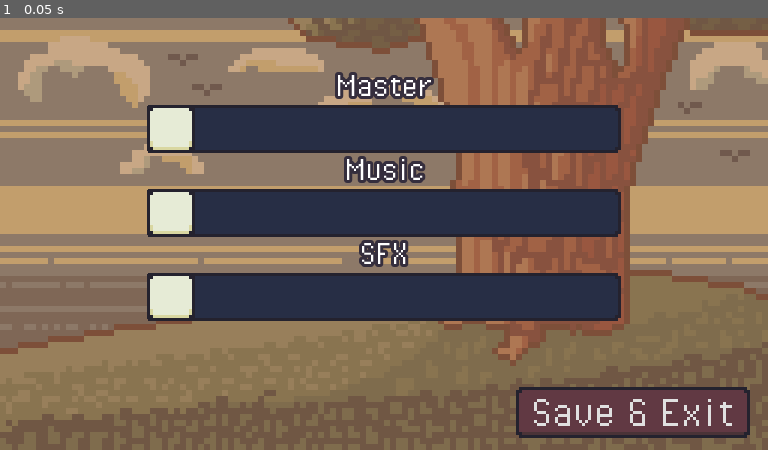
Above: before the commit, frame 1.
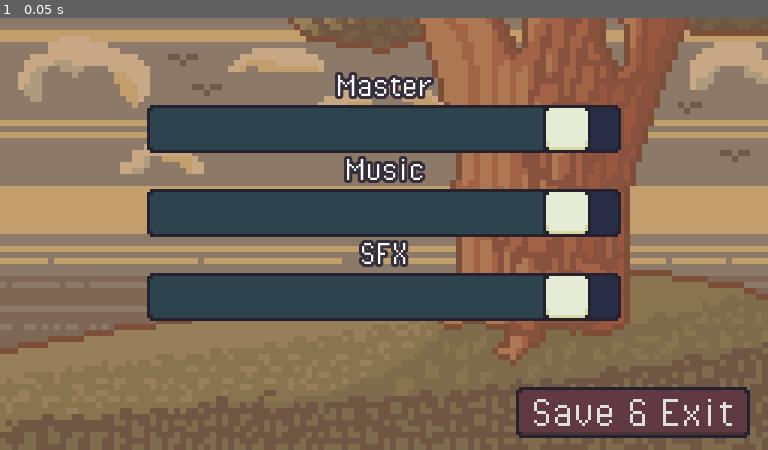
Above: after the commit, the same moment.

Repository: erik-lance/Simons-Day
Game: Godot game, scene res://scenes/settings.tscn
The game is run twice, just before and just after one commit, with the same random seed, the same clock (stepped at 60 frames per second) and the same inputs. This scene is started directly instead of the project's main scene.
Inputs:
- Up to frame 1 (0.05 s): no input

The runs differ from the first frame. In frame 1, 3.3% of the frame differs, in the area x 19-77%, y 20-71%.

Commit message:
Adjusted slider based on AudioBus db

Diff:
--- a/assets/scripts/settings.gd
+++ b/assets/scripts/settings.gd
@@ -10,23 +10,14 @@
 	music_slider.value = AudioServer.get_bus_volume_db(1)
 	SFX_slider.value = AudioServer.get_bus_volume_db(2)
 
-
-# Called every frame. 'delta' is the elapsed time since the previous frame.
-#func _process(delta):
-#	pass
-
-
 func _on_Master_value_changed(value):
 	AudioServer.set_bus_volume_db(0, value)
-
 
 func _on_Music_value_changed(value):
 	AudioServer.set_bus_volume_db(1, value)
 
-
 func _on_SFX_value_changed(value):
 	AudioServer.set_bus_volume_db(2, value)
 
-
 func _on_Button_button_up():
 	get_tree().change_scene_to(load("res://scenes/main_menu.tscn"))
--- a/scenes/settings.tscn
+++ b/scenes/settings.tscn
@@ -67,6 +67,8 @@
 margin_right = 158.0
 margin_bottom = 29.0
 theme = ExtResource( 3 )
+min_value = -80.0
+max_value = 6.0
 
 [node name="MusicLabel" type="Label" parent="Menu/ColorRect/VBoxContainer"]
 margin_top = 29.0
@@ -82,6 +84,8 @@
 margin_right = 158.0
 margin_bottom = 58.0
 theme = ExtResource( 3 )
+min_value = -80.0
+max_value = 6.0
 
 [node name="SFXLabel" type="Label" parent="Menu/ColorRect/VBoxContainer"]
 margin_top = 58.0
@@ -97,6 +101,8 @@
 margin_right = 158.0
 margin_bottom = 87.0
 theme = ExtResource( 3 )
+min_value = -80.0
+max_value = 6.0
 
 [node name="ButtonBG" parent="Menu/ColorRect" instance=ExtResource( 5 )]
 anchor_left = 1.0
